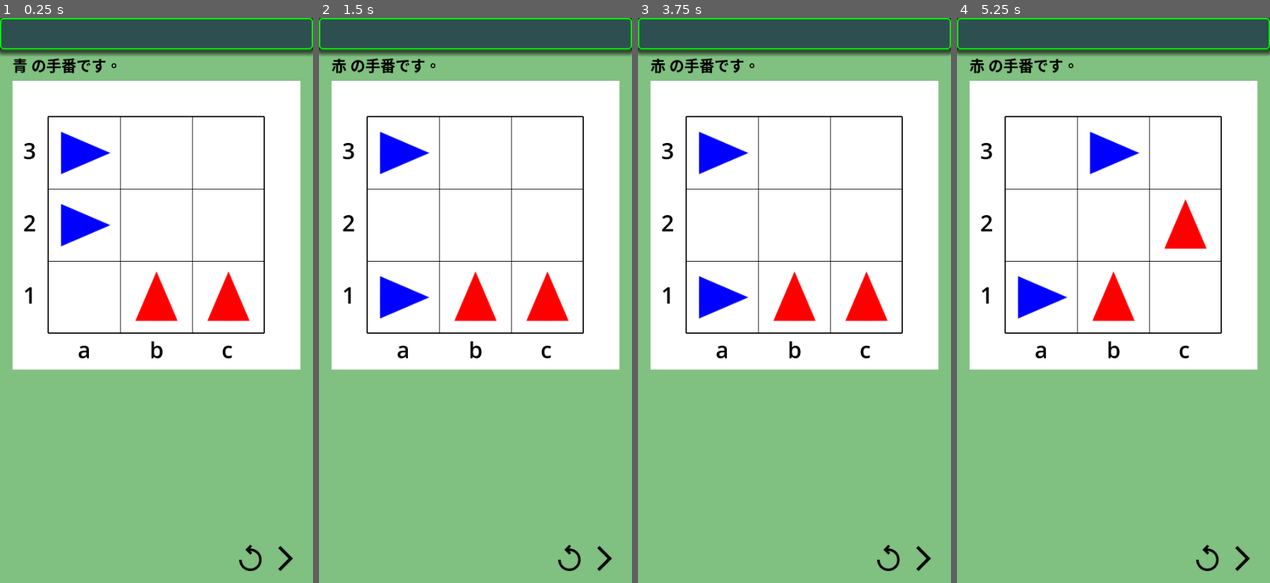
Above: before the commit, frames 1-4 (left to right).
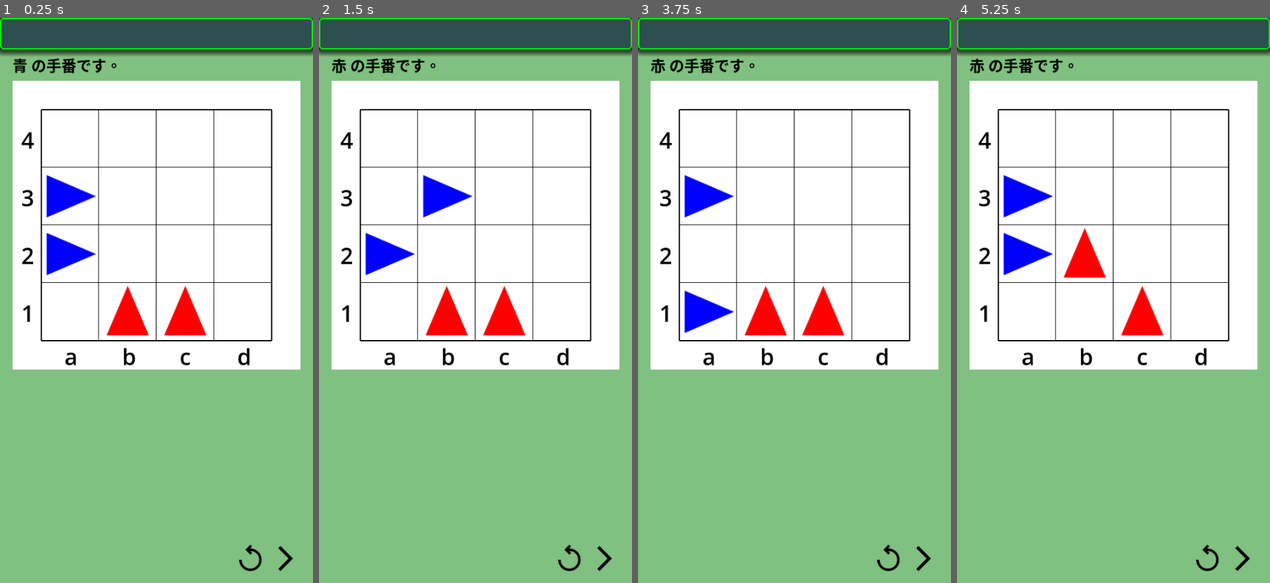
Above: after the commit, the same moments.

Repository: vivisuke/DodgemGame
Game: Godot game, scene res://main.tscn
The game is run twice, just before and just after one commit, with the same random seed, the same clock (stepped at 60 frames per second) and the same inputs.
Inputs (mouse positions are in pixels of both pictures, inside the frame that each line leads up to):
- Up to frame 1 (0.25 s): no input
- Up to frame 2 (1.5 s): click (569, 560) at 0.5 s; click (603, 560) at 1.25 s
- Up to frame 3 (3.75 s): click (888, 560) at 2 s; click (888, 560) at 2.75 s; click (922, 560) at 3.5 s
- Up to frame 4 (5.25 s): click (1241, 560) at 4.25 s; tap Enter at 5 s

The runs differ from the first frame. In frame 1, 8.7% of the frame differs, in the area x 6-88%, y 16-62%; in frame 2, 8.8%; in frame 3, 8.5%; in frame 4, 8.8%.

Commit message:
0029 ◎ C 01/13 01/13 0.001│問題│4x4 サイズ：座標値が表示されない

Diff:
--- a/dodgemgame/main.tscn
+++ b/dodgemgame/main.tscn
@@ -43,18 +43,32 @@
 script = ExtResource("2_0bpod")
 
 [node name="BlueCar1" type="Sprite2D" parent="BoardRect"]
+visible = false
 position = Vector2(78, 112)
 texture = ExtResource("3_f032a")
 
 [node name="BlueCar2" type="Sprite2D" parent="BoardRect"]
+visible = false
+position = Vector2(82, 242)
+texture = ExtResource("3_f032a")
+
+[node name="BlueCar3" type="Sprite2D" parent="BoardRect"]
+visible = false
 position = Vector2(82, 242)
 texture = ExtResource("3_f032a")
 
 [node name="RedCar1" type="Sprite2D" parent="BoardRect"]
+visible = false
 position = Vector2(216, 369)
 texture = ExtResource("4_7e7ox")
 
 [node name="RedCar2" type="Sprite2D" parent="BoardRect"]
+visible = false
+position = Vector2(355, 364)
+texture = ExtResource("4_7e7ox")
+
+[node name="RedCar3" type="Sprite2D" parent="BoardRect"]
+visible = false
 position = Vector2(355, 364)
 texture = ExtResource("4_7e7ox")
 
--- a/dodgemgame/scripts/board_rect.gd
+++ b/dodgemgame/scripts/board_rect.gd
@@ -2,7 +2,7 @@
 
 const WIDTH = 460.0
 const HEIGHT = 460.0
-const N_CELLS = 3
+const N_CELLS = 4
 const CELL_WIDTH = WIDTH / (N_CELLS+1)
 #const PADDING = (WIDTH - CELL_WIDTH*(N_CELLS+2)) / 2
 #const X0 = PADDING + CELL_WIDTH
@@ -31,19 +31,26 @@
 	add_child(lbl)
 	return lbl
 func _ready():
-	add_axis_label(xyToPos(0, -0.5), "a")
-	add_axis_label(xyToPos(1, -0.5), "b")
-	add_axis_label(xyToPos(2, -0.5), "c")
-	add_axis_label(xyToPos(-0.75, 0.25), "1")
-	add_axis_label(xyToPos(-0.75, 1.25), "2")
-	add_axis_label(xyToPos(-0.75, 2.25), "3")
+	for i in range(N_CELLS):
+		add_axis_label(xyToPos(i, -0.5), "%c"%(0x61+i))
+		add_axis_label(xyToPos(-0.75, 0.25+i), "%d"%(i+1))
+	#add_axis_label(xyToPos(0, -0.5), "a")
+	#add_axis_label(xyToPos(1, -0.5), "b")
+	#add_axis_label(xyToPos(2, -0.5), "c")
+	#add_axis_label(xyToPos(-0.75, 0.25), "1")
+	#add_axis_label(xyToPos(-0.75, 1.25), "2")
+	#add_axis_label(xyToPos(-0.75, 2.25), "3")
 	red_cars.push_back($RedCar1)
 	red_cars.push_back($RedCar2)
 	blue_cars.push_back($BlueCar1)
 	blue_cars.push_back($BlueCar2)
-	init_cars_position()
+	init_cars()
 	pass
-func init_cars_position():
+func init_cars():
+	$RedCar1.show()
+	$RedCar2.show()
+	$BlueCar1.show()
+	$BlueCar2.show()
 	$RedCar1.position = xyToPos(1, 0)
 	$RedCar2.position = xyToPos(2, 0)
 	$BlueCar1.position = xyToPos(0, 1)
--- a/dodgemgame/scripts/main.gd
+++ b/dodgemgame/scripts/main.gd
@@ -7,7 +7,7 @@
 # Called when the node enters the scene tree for the first time.
 func _ready():
 	#seed(0)
-	bd = Board.new(3)
+	bd = Board.new(4)
 	bd.print()
 	$MessLabel.text = "青 の手番です。"
 	if false:
@@ -41,7 +41,7 @@
 			is_game_over = true
 			$MessLabel.text = "青 の勝ちです。"
 			return
-		mv = bd.m_moves[randi()%bd.m_moves.size()]
+		#mv = bd.m_moves[randi()%bd.m_moves.size()]
 	else:
 		bd.gen_moves_red()
 		if bd.m_moves.is_empty():
@@ -49,7 +49,7 @@
 			$MessLabel.text = "赤 の勝ちです。"
 			return
 		#mv = bd.m_moves[randi()%bd.m_moves.size()]
-		mv = bd.sel_move()
+	mv = bd.sel_move()
 	print("moves: ", bd.m_moves)
 	print("move: ", mv)
 	var goal = bd.do_move(mv)
@@ -75,6 +75,6 @@
 	is_game_over = false
 	is_blue_turn = true
 	$MessLabel.text = "青 の手番です。"
-	bd.init_board(3)
-	$BoardRect.init_cars_position()
+	bd.init_board(4)
+	$BoardRect.init_cars()
 	pass # Replace with function body.
Not shown, changed: DodgemGame.spr
